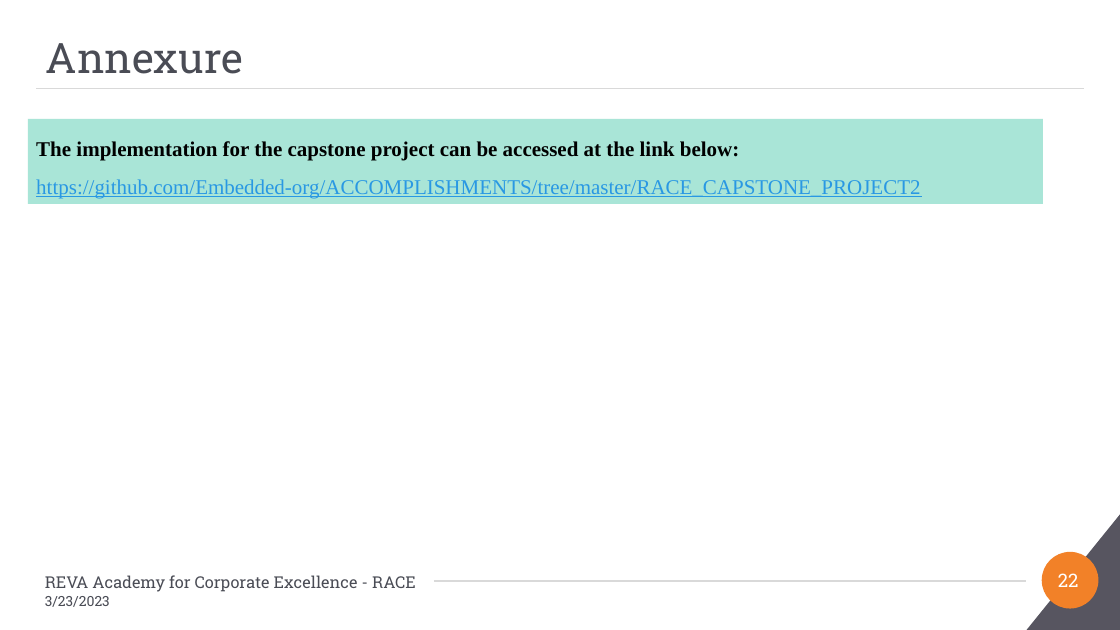
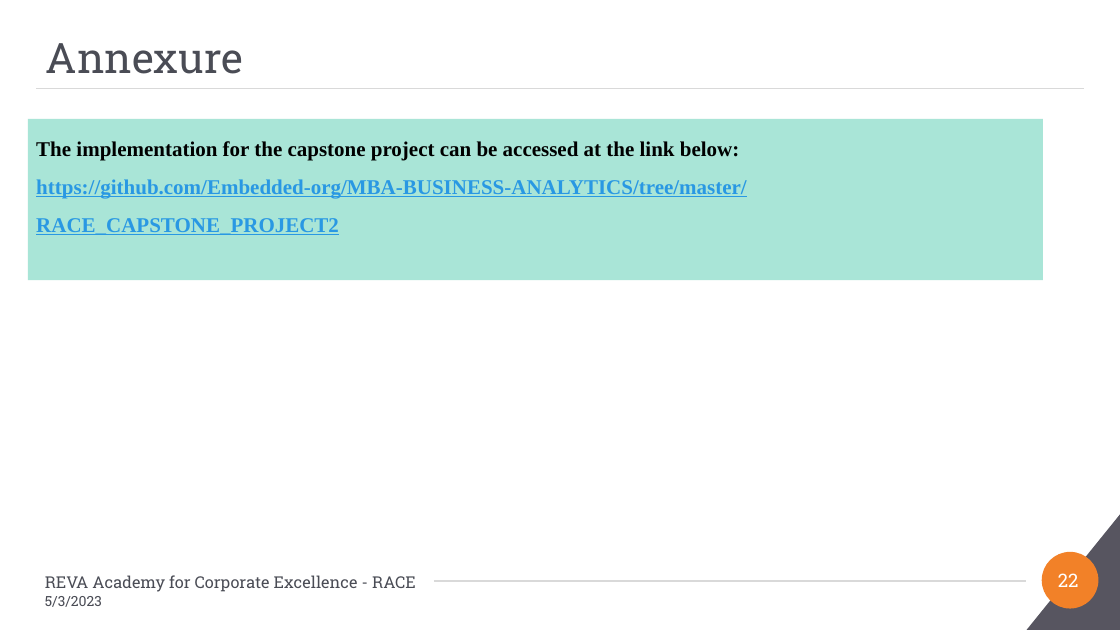
Before and after one commit to Embedded-org/ACCOMPLISHMENTS, a slide deck: slide 22 of RACE_CAPSTONE_PROJECT2/BA_Capstone Project_Final PPT_Anand Mohan_Direction Detection Selected Stocks_2023.pptx. Drawn at 1120x630 pixels with LibreOffice and Linux fonts; fonts in the diff are those of the drawing; background and template pictures are left out. Boxes give left, top, right and bottom in pixels: in the first picture for what was removed or moved away, otherwise in the second. Text is boxed around its words. In the diff, an @@ line names an element or a change of style, - is before the commit and + after.

```diff
--- a/RACE_CAPSTONE_PROJECT2/BA_Capstone Project_Final PPT_Anand Mohan_Direction Detection Selected Stocks_2023.pptx
+++ b/RACE_CAPSTONE_PROJECT2/BA_Capstone Project_Final PPT_Anand Mohan_Direction Detection Selected Stocks_2023.pptx
@@ rectangle "The implementation for the capstone ...": place and size @@
-rectangle "The implementation for the capstone ..." at [28, 119, 1043, 204]
+rectangle "The implementation for the capstone ..." at [28, 119, 1043, 281]
@@ text in rectangle at [36, 179, 747, 235]: text changed; bold on @@
-https://github.com/Embedded-org/ACCOMPLISHMENTS/tree/master/RACE_CAPSTONE_PROJECT2
+https://github.com/Embedded-org/MBA-BUSINESS-ANALYTICS/tree/master/RACE_CAPSTONE_PROJECT2
@@ text at [45, 596, 102, 607]: text changed @@
-3/23/2023
+5/3/2023
```
Also in this commit, not shown: 20 other slides changed, 2 other files.
